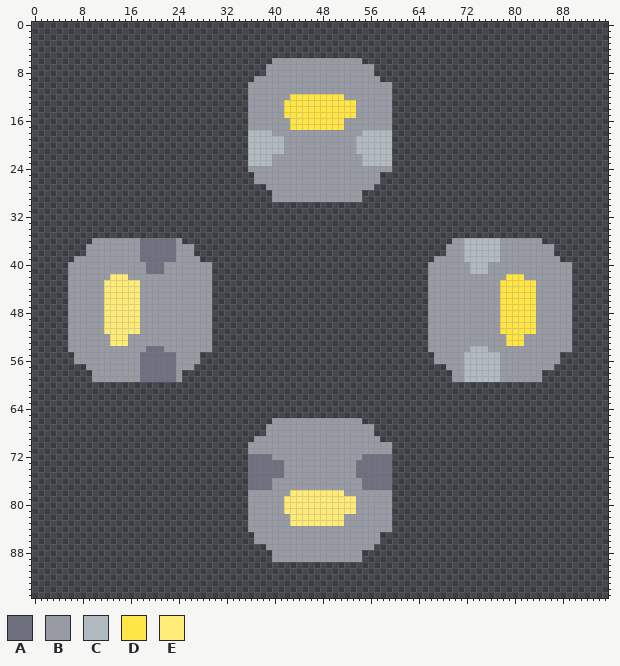
File history of a sprite sheet, sprites/blocks/production/advanced-vanilla/advanced-water-extractor-rotator.png. Above is the file before it was changed.
The file is 96x96 pixels.
Palette (. is transparent): A #6e7080  B #989aa4  C #b0bac0  D #ffe545  E #ffec78
The result:
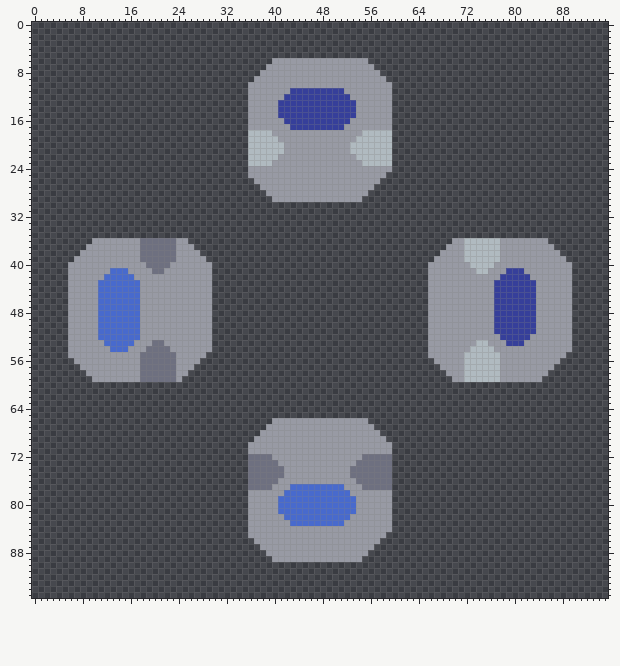
Edits made:
Colour D changes from #ffe545 to #363f9a.
Colour E changes from #ffec78 to #486acd.
Colour B gives way to colour A in row 40 at x 22; in row 53 at x 20 to 21; in row 54 at x 22; in rows 74 to 75 at x 53; in row 76 at x 40 and 54.
The edit adds colour B in row 6 at x 55; in row 8 at x 38 and 57; in row 9 at x 58; in row 25 at x 36 and 58; in row 27 at x 38; in row 28 at x 39 and 55.
The edit adds colour B in row 36 at x 25 and 85; in row 38 at x 8, 27, 68 and 87; in row 39 at x 28 and 88; in row 55 at x 6, 28, 66 and 88; in row 57 at x 8 and 68; in row 58 at x 9, 25, 69 and 85.
The edit adds colour B in row 66 at x 55; in row 68 at x 38 and 57; in row 69 at x 58; in row 85 at x 36 and 58; in row 87 at x 38; in row 88 at x 39 and 55.
Colour A gives way to colour B in row 41 at x 19; in row 73 at x 41.
Colour C gives way to colour B in row 19 at x 41; in row 41 at x 73.
Colour B gives way to colour C in rows 20 to 21 at x 53; in row 22 at x 40 and 54; in row 40 at x 76; in row 53 at x 74 to 75; in row 54 at x 76.
Colour B gives way to colour D in row 11 at x 43 to 51; in row 12 at x 42 and 52; in rows 13 to 15 at x 41; in row 16 at x 42 and 52; in row 41 at x 79 to 81; in row 42 at x 78 and 82.
Colour B gives way to colour D in rows 43 to 51 at x 77; in row 52 at x 78 and 82.
Colour B gives way to colour E in row 41 at x 13 to 15; in row 42 at x 12 and 16; in rows 43 to 51 at x 11; in row 52 at x 11 to 12 and 16 to 17; in row 53 at x 12 and 16; in row 54 at x 13 to 15.
Colour B gives way to colour E in row 77 at x 43 to 51; in row 78 at x 42 and 52; in rows 79 to 81 at x 41; in row 82 at x 42 and 52.
